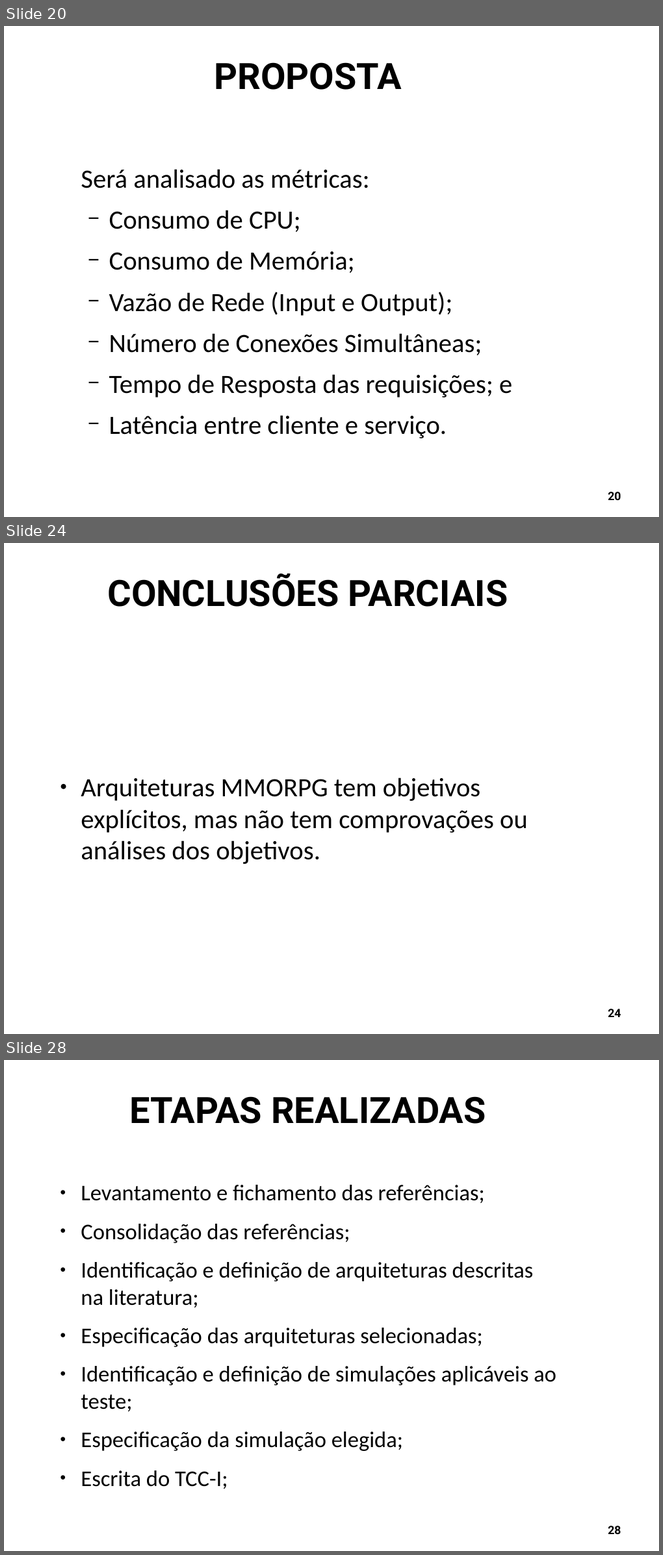
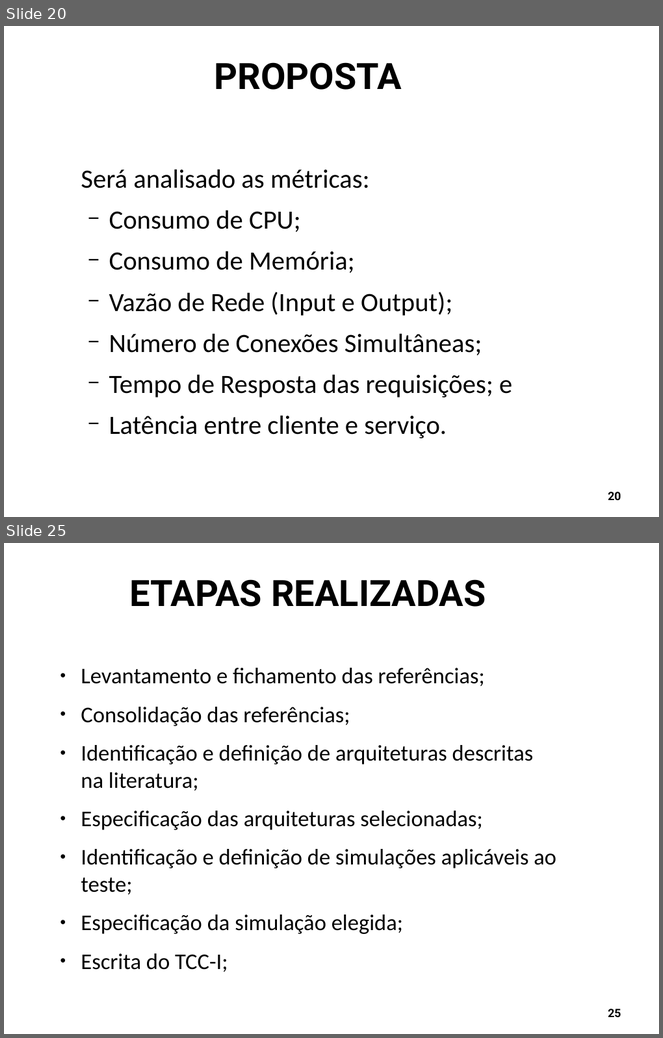
Before and after one commit to Schweigert/TCC, a slide deck: tcc/Apresentacao/apresentacao_tcc1.odp. Shown one above the other, each under a label of ours: slides 20, 24 and 28 before the commit, slides 20 and 25 after it; the slides between them are not shown. The pictures are 663x1555 and 663x1038 pixels, drawn with LibreOffice and Linux fonts; fonts in the diff are those of the drawing; background and template pictures are left out. Boxes give left, top, right and bottom in pixels: in the first picture for what was removed or moved away, otherwise in the second. Text is boxed around its words. In the diff, an @@ line names an element or a change of style, - is before the commit and + after.

```diff
--- a/tcc/Apresentacao/apresentacao_tcc1.odp
+++ b/tcc/Apresentacao/apresentacao_tcc1.odp
@@ slide 24 removed at box(4, 543, 659, 1034), background #FFFFFF @@
@@ title removed at box(107, 573, 508, 607) @@
-CONCLUSÕES PARCIAIS
@@ text removed at box(81, 778, 528, 864) @@
-● Arquiteturas MMORPG tem objetivos explícitos, mas não tem comprovações ou análises dos objetivos.
@@ page number removed at box(608, 1009, 621, 1017) @@
-24
@@ what was slide 28 is now slide 25 @@
@@ page number at box(608, 1009, 621, 1017): text changed @@
-28
+25
```
Also in this commit, not shown: 18 slides changed, 2 other slides removed, 4 other files.
